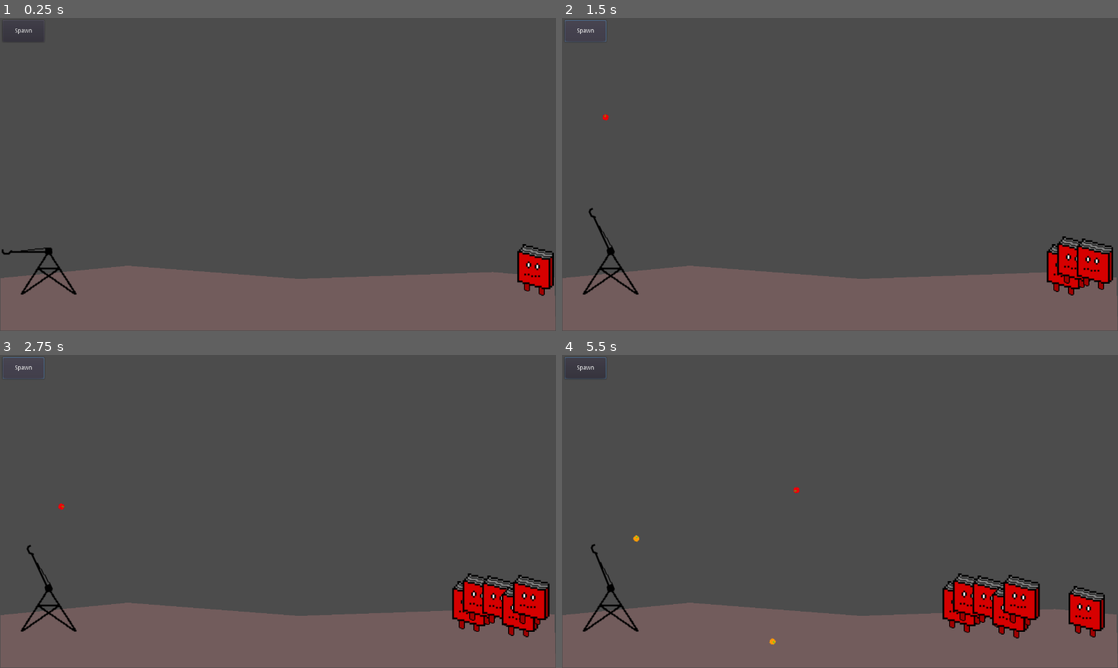
Above: before the commit, frames 1-4 (two rows, left to right).
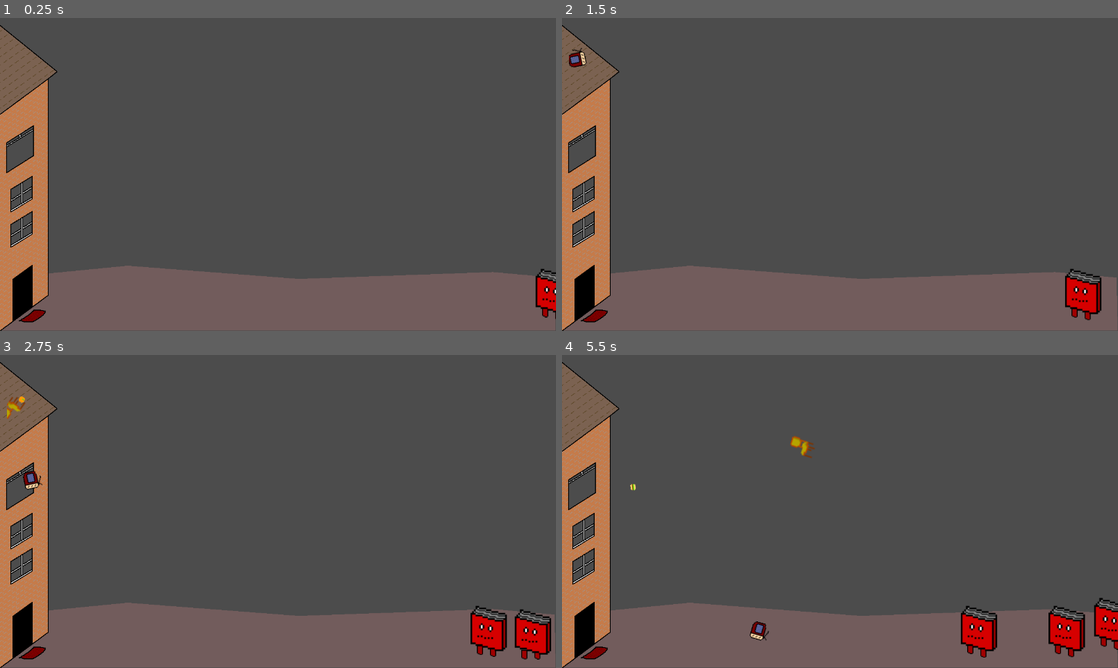
Above: after the commit, the same moments.

Repository: Boyquotes/unnamed_godot
Game: Godot game, scene res://Game.tscn
The game is run twice, just before and just after one commit, with the same random seed, the same clock (stepped at 60 frames per second) and the same inputs. Before the commit the project starts from res://Node2D.tscn.
Inputs (mouse positions are in pixels of both pictures, inside the frame that each line leads up to):
- Up to frame 1 (0.25 s): no input
- Up to frame 2 (1.5 s): click (584, 30) at 0.5 s, where only the run before the commit has a clickable "Spawn"; click (584, 30) at 1.25 s, where only the run before the commit has a clickable "Spawn"
- Up to frame 3 (2.75 s): click (22, 367) at 2 s, where only the run before the commit has a clickable "Spawn"
- Up to frame 4 (5.5 s): move the mouse to (962, 495) at 2.77 s; press the mouse at (962, 495) at 2.78 s; move the mouse to (728, 527) at 3.52 s; release the mouse at (728, 527) at 3.53 s; click (728, 527) at 3.6 s; move the mouse to (895, 442) at 4.27 s; press the mouse at (895, 442) at 4.28 s; move the mouse to (812, 574) at 5.02 s; release the mouse at (812, 574) at 5.03 s; click (812, 574) at 5.1 s

The runs differ from the first frame. In frame 1, 8.1% of the frame differs, in the area x 0-100%, y 2-100%; in frame 2, 9.2%; in frame 3, 11%; in frame 4, 12%, in the area x 0-100%, y 0-100%.

Commit message:
reworked object detection and replaced character with house

Diff:
--- /dev/null
+++ b/Book.tscn
@@ -0,0 +1,28 @@
+[gd_scene load_steps=5 format=2]
+
+[ext_resource path="res://resources/book_legs.png" type="Texture" id=1]
+[ext_resource path="res://resources/book.png" type="Texture" id=2]
+[ext_resource path="res://src/Book.gd" type="Script" id=3]
+
+[sub_resource type="RectangleShape2D" id=1]
+extents = Vector2( 40, 50 )
+
+[node name="Area2D" type="Area2D"]
+script = ExtResource( 3 )
+
+[node name="Sprite" type="Sprite" parent="."]
+scale = Vector2( 2, 2 )
+texture = ExtResource( 2 )
+
+[node name="Sprite" type="Sprite" parent="Sprite"]
+show_behind_parent = true
+texture = ExtResource( 1 )
+offset = Vector2( -10, 24 )
+
+[node name="Sprite2" type="Sprite" parent="Sprite"]
+show_behind_parent = true
+texture = ExtResource( 1 )
+offset = Vector2( 5, 28 )
+
+[node name="CollisionShape2D" type="CollisionShape2D" parent="."]
+shape = SubResource( 1 )
--- /dev/null
+++ b/Game.tscn
@@ -0,0 +1,33 @@
+[gd_scene load_steps=7 format=2]
+
+[ext_resource path="res://Book.tscn" type="PackedScene" id=1]
+[ext_resource path="res://Projectile.tscn" type="PackedScene" id=2]
+[ext_resource path="res://src/Main.gd" type="Script" id=3]
+[ext_resource path="res://src/Catapult.gd" type="Script" id=4]
+[ext_resource path="res://resources/House_side.png" type="Texture" id=5]
+[ext_resource path="res://resources/House.png" type="Texture" id=6]
+
+[node name="Game" type="Node2D"]
+script = ExtResource( 3 )
+Book = ExtResource( 1 )
+
+[node name="Polygon2D" type="Polygon2D" parent="."]
+modulate = Color( 0.45098, 0.364706, 0.364706, 1 )
+position = Vector2( -0.24697, 355.504 )
+scale = Vector2( 1.24697, 0.607185 )
+polygon = PoolVector2Array( 1, 400, 236, 353, 552, 403, 910.072, 376.99, 1024, 398, 1026, 598, 1, 599 )
+
+[node name="Sprite" type="Sprite" parent="."]
+position = Vector2( 66, 360 )
+z_as_relative = false
+texture = ExtResource( 6 )
+script = ExtResource( 4 )
+Projectile = ExtResource( 2 )
+
+[node name="Sprite" type="Sprite" parent="Sprite"]
+z_index = 2
+z_as_relative = false
+texture = ExtResource( 5 )
+
+[node name="Position2D" type="Position2D" parent="Sprite"]
+position = Vector2( -63.5955, -33.4398 )
--- a/Node2D.tscn
+++ /dev/null
@@ -1,47 +0,0 @@
-[gd_scene load_steps=6 format=2]
-
-[ext_resource path="res://src/Main.gd" type="Script" id=1]
-[ext_resource path="res://resources/catapult_base.png" type="Texture" id=2]
-[ext_resource path="res://resources/catapult_arm.png" type="Texture" id=3]
-[ext_resource path="res://src/Catapult.gd" type="Script" id=4]
-
-[sub_resource type="CircleShape2D" id=1]
-
-[node name="Node2D" type="Node2D"]
-script = ExtResource( 1 )
-
-[node name="Polygon2D" type="Polygon2D" parent="."]
-modulate = Color( 0.45098, 0.364706, 0.364706, 1 )
-position = Vector2( -0.24697, 355.504 )
-scale = Vector2( 1.24697, 0.607185 )
-polygon = PoolVector2Array( 1, 400, 236, 353, 552, 403, 910.072, 376.99, 1024, 398, 1026, 598, 1, 599 )
-
-[node name="Button" type="Button" parent="."]
-margin_left = 6.29961
-margin_top = 5.03969
-margin_right = 102.3
-margin_bottom = 55.0397
-text = "Spawn"
-__meta__ = {
-"_edit_use_anchors_": false
-}
-
-[node name="Sprite" type="Sprite" parent="."]
-position = Vector2( 112.066, 536.216 )
-scale = Vector2( 2, 2 )
-texture = ExtResource( 2 )
-offset = Vector2( 0, 18 )
-
-[node name="Sprite" type="Sprite" parent="Sprite"]
-texture = ExtResource( 3 )
-offset = Vector2( -25, 0 )
-script = ExtResource( 4 )
-
-[node name="Position2D" type="Position2D" parent="Sprite/Sprite"]
-position = Vector2( -49, -2 )
-
-[node name="Area2D" type="Area2D" parent="."]
-
-[node name="CollisionShape2D" type="CollisionShape2D" parent="Area2D"]
-shape = SubResource( 1 )
-[connection signal="pressed" from="Button" to="." method="spawn_book"]
--- /dev/null
+++ b/Projectile.tscn
@@ -0,0 +1,15 @@
+[gd_scene load_steps=3 format=2]
+
+[ext_resource path="res://src/Projectile.gd" type="Script" id=1]
+
+[sub_resource type="CircleShape2D" id=1]
+radius = 5.0
+
+[node name="Area2D" type="Area2D"]
+script = ExtResource( 1 )
+
+[node name="Sprite" type="Sprite" parent="."]
+
+[node name="CollisionShape2D" type="CollisionShape2D" parent="."]
+shape = SubResource( 1 )
+[connection signal="area_entered" from="." to="." method="_on_Projectile_area_entered"]
--- a/project.godot
+++ b/project.godot
@@ -16,7 +16,7 @@
 [application]
 
 config/name="Unnamed"
-run/main_scene="res://Node2D.tscn"
+run/main_scene="res://Game.tscn"
 config/icon="res://icon.png"
 
 [display]
--- a/src/Book.gd
+++ b/src/Book.gd
@@ -10,6 +10,6 @@
 
 	time += 1;
 	var movement = Vector2(0, sin(time));
-	for child in get_children()[1].get_children():
+	for child in get_children()[0].get_children():
 		child.translate(movement);
 		movement = movement * -1
--- a/src/Catapult.gd
+++ b/src/Catapult.gd
@@ -1,48 +1,38 @@
 extends Sprite
 
 var active = false;
+export (PackedScene) var Projectile;
 
 func _process(_delta):
-	var mouse = get_global_mouse_position();
-	if(mouse.x > self.global_position.x):
-		active = false;
-		var new_rotation = (mouse.x - mouse.y) * -0.03;
-		if(new_rotation < -20):
-			new_rotation = -20
-		self.rotation_degrees = new_rotation;
+	pass;
 
 func _input(_event):
 	if !active && Input.is_action_pressed("mouse_click"):
 		active = true;
 		var mouse = get_global_mouse_position();
-		var projectile = randi() % 3;
+		var projectile = randi() % 5;
 		var object : Area2D;
-		if(projectile == 0):
-			object = create_projectile('apple');
-		elif(projectile == 1):
-			object = create_projectile('orange');
-		elif(projectile == 2):
-			object = create_projectile('burger');
-		set_process(false);
-		var power = 0
-		var position_node : Position2D = get_child(0);
-		while self.rotation_degrees < 60:
-			power += 1;
-			self.rotation_degrees = self.rotation_degrees + min(10,power);
-			object.global_position = position_node.global_position;
-			object.global_rotation_degrees = position_node.global_rotation_degrees;
-			yield(get_tree(),"idle_frame");
-		object.set_init_values(power, mouse);
+		match projectile:
+			0: object = create_projectile('apple');
+			1: object = create_projectile('orange');
+			2: object = create_projectile('burger');
+			3: object = create_projectile('television');
+			4: object = create_projectile('chair');
+		var position_node : Position2D = get_child(1);
+		object.global_position = position_node.global_position;
+		object.set_init_values(randi() % 8 + 2, mouse);
 		yield(get_tree().create_timer(0.5),"timeout");
-		set_process(true);
+		active = false;
 
 func create_projectile(resource):
-	var area = Area2D.new();
-	var projectile = Sprite.new();
-	var projectile_texture = load('resources/' + resource + '.png');
-	projectile.texture = projectile_texture;
-	projectile.apply_scale(Vector2(2,2));
-	area.set_script(load('src/Projectile.gd'));
-	area.add_child(projectile);
-	get_parent().get_parent().add_child(area);
-	return area;
+	var projectile = Projectile.instance();
+	for child in projectile.get_children():
+		if child is Sprite:
+			var projectile_texture = load('resources/' + resource + '.png');
+			child.texture = projectile_texture;
+			if resource == 'chair':
+				child.apply_scale(Vector2(3,3));
+			else:
+				child.apply_scale(Vector2(2,2));
+	get_parent().add_child(projectile);
+	return projectile;
--- a/src/Main.gd
+++ b/src/Main.gd
@@ -1,50 +1,20 @@
 extends Node2D
 
-var game_time;
-var spawn_times = [10, 150, 300, 500];
-
-func _ready():
-	game_time = 0;
+var spawn_time = 10;
+export (PackedScene) var Book;
 
 func _process(_delta):
-	game_time += 1
-	if spawn_times.has(game_time):
+	spawn_time -= 1
+	if spawn_time == 0:
 		spawn_book();
+		spawn_time = 80 + randi() % 30;
 
 func spawn_book():
-	var enemy = Area2D.new();
-	var book = Sprite.new();
-	enemy.set_script(load('src/Book.gd'));
-	var image = load("resources/book.png");
-	book.texture = image;
-	book.offset = Vector2(-21,-26);
+	var enemy = Book.instance();
 
 	var window_size = get_viewport_rect().size;
-	book.apply_scale(Vector2(2,2));
 	var y = randf() * (window_size.y / 15) + (window_size.y / 10);
-	book.translate(window_size - Vector2(0, y));
-
-	var legs_image = load("resources/book_legs.png");
-	var leg1 = Sprite.new();
-	var leg2 = Sprite.new();
-	leg1.texture = legs_image;
-	leg2.texture = legs_image;
-	leg1.offset = Vector2(-31,-3);
-	leg2.offset = Vector2(-14,2);
-	leg1.show_behind_parent = true;
-	leg2.show_behind_parent = true;
-
-	book.add_child(leg1);
-	book.add_child(leg2);
-
-	var collision = CollisionShape2D.new();
-	var rect = RectangleShape2D.new();
-	rect.extents = Vector2(40,50);
-	collision.shape = rect;
-
-	enemy.add_child(collision);
-	enemy.add_child(book);
-
+	enemy.translate(window_size - Vector2(0, y));
 	enemy.add_to_group('enemies');
 
 	add_child(enemy);
--- a/src/Projectile.gd
+++ b/src/Projectile.gd
@@ -3,24 +3,18 @@
 var rotation_value = 0;
 var movement = Vector2(0,0);
 
-func _ready():
-	var collision = CollisionShape2D.new();
-	var circle = CircleShape2D.new();
-	circle.radius = 5;
-	collision.shape = circle;
-	add_child(collision);
-	monitoring = true;
-	print_debug(connect('body_entered', self, '_on_Projectile_body_entered'));
-
 func _process(_delta):
 	self.rotation_degrees = self.rotation_degrees + rotation_value;
 	self.global_translate(movement);
 	movement = Vector2(movement.x, movement.y + 0.1);
-	print(get_overlapping_bodies().size());
+	if self.global_position.x > 50:
+		self.z_index = 3;
 
 func set_init_values(rotate_value, mouse_value):
 	rotation_value = rotate_value;
 	movement = Vector2(mouse_value.x * 0.01, (720 - mouse_value.y) * -0.01);
 
-func _on_Projectile_body_entered(area):
-	print('Yes');
+func _on_Projectile_area_entered(area):
+	if area.is_in_group('enemies'):
+		area.queue_free();
+	self.queue_free();
Not shown, added: export_presets.cfg
Binary file added: favicon.png
Not shown, added: favicon.png.import
Binary file added: resources/House.png
Not shown, added: resources/House.png.import
Binary file added: resources/House_side.png
Not shown, added: resources/House_side.png.import
Binary file added: resources/chair.png
Not shown, added: resources/chair.png.import
Binary file added: resources/television.png
Not shown, added: resources/television.png.import
Not shown, added: .gitignore
